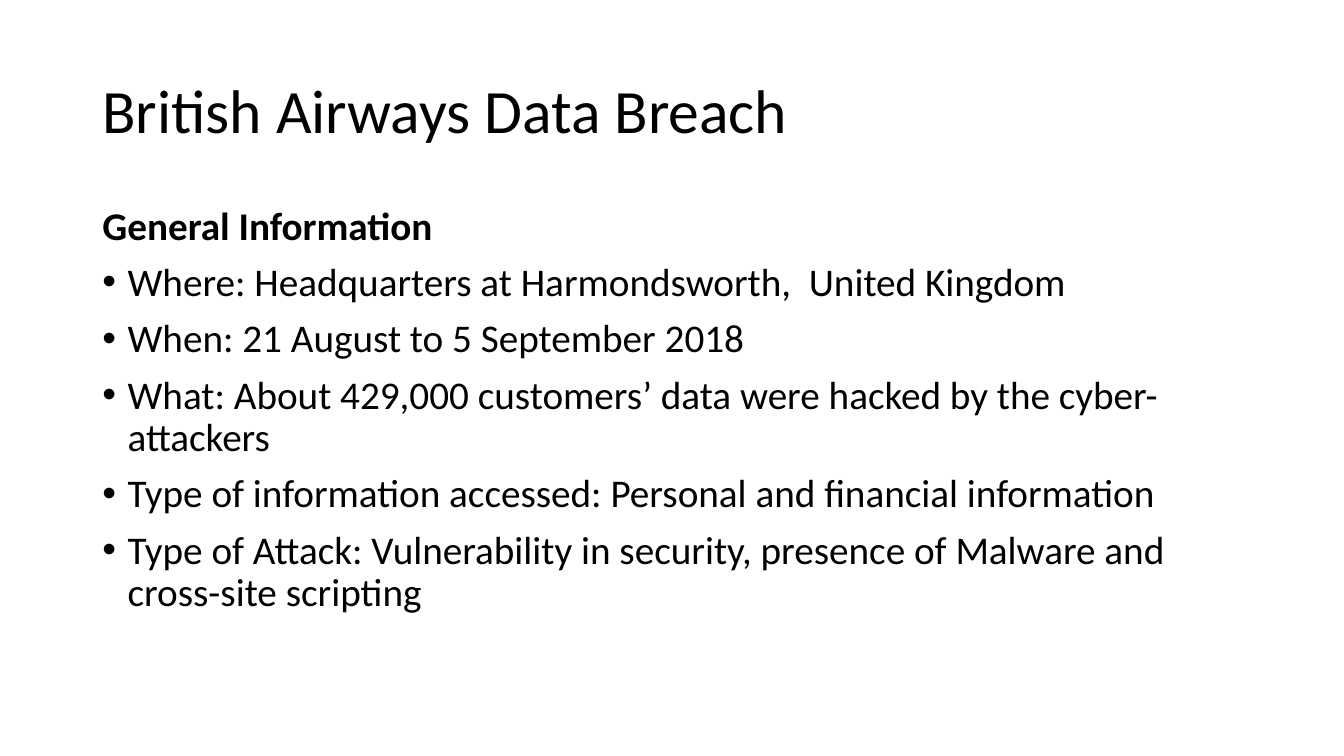
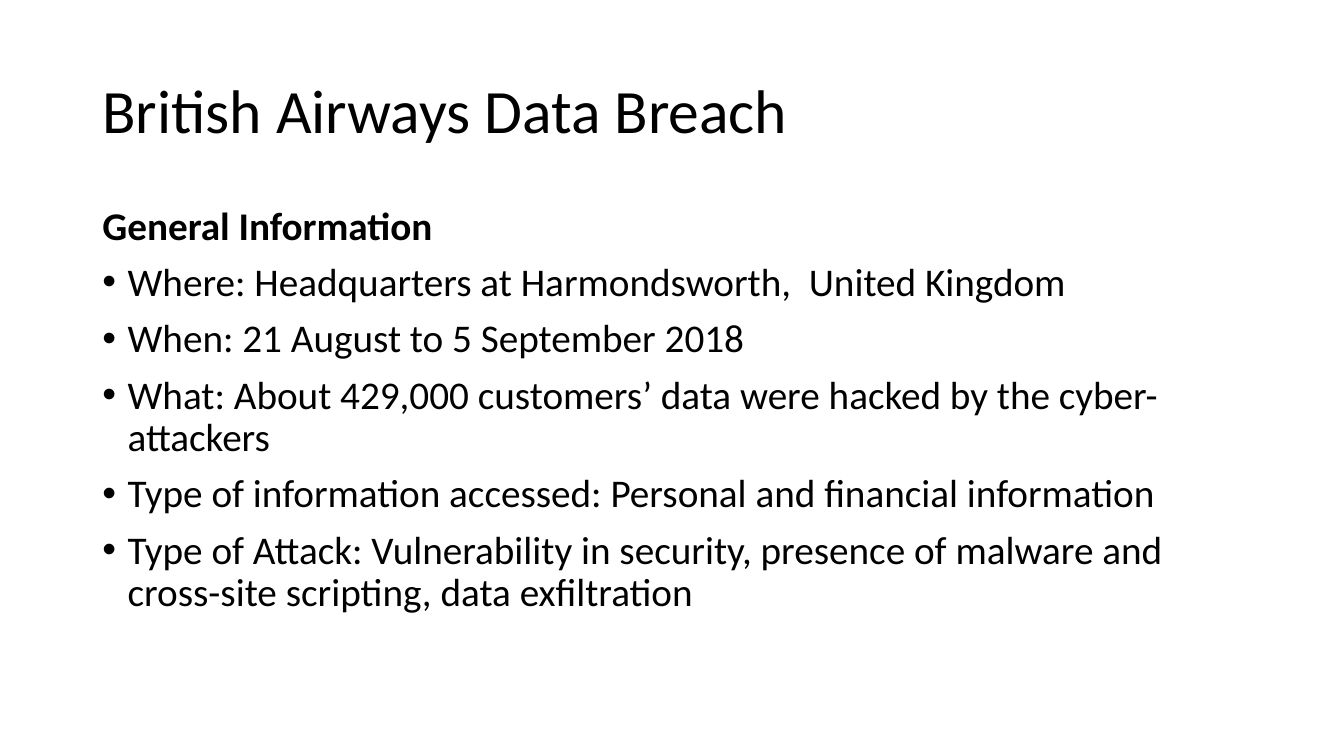
Before and after one commit to nicholasneo78/regression-analysis, a slide deck: slide 12 of CE4062-project.pptx. Drawn at 1344x756 pixels with LibreOffice and Linux fonts; fonts in the diff are those of the drawing. Boxes give left, top, right and bottom in pixels: in the first picture for what was removed or moved away, otherwise in the second. Text is boxed around its words. In the diff, an @@ line names an element or a change of style, - is before the commit and + after.

Commit message:
updated ppt

```diff
--- a/CE4062-project.pptx
+++ b/CE4062-project.pptx
@@ text at (128, 536, 1162, 613): text changed @@
-• Type of Attack: Vulnerability in security, presence of Malware and cross-site scripting
+• Type of Attack: Vulnerability in security, presence of malware and cross-site scripting, data exfiltration
```
Also in this commit, not shown: 3 other slides changed, 7 slides added.
